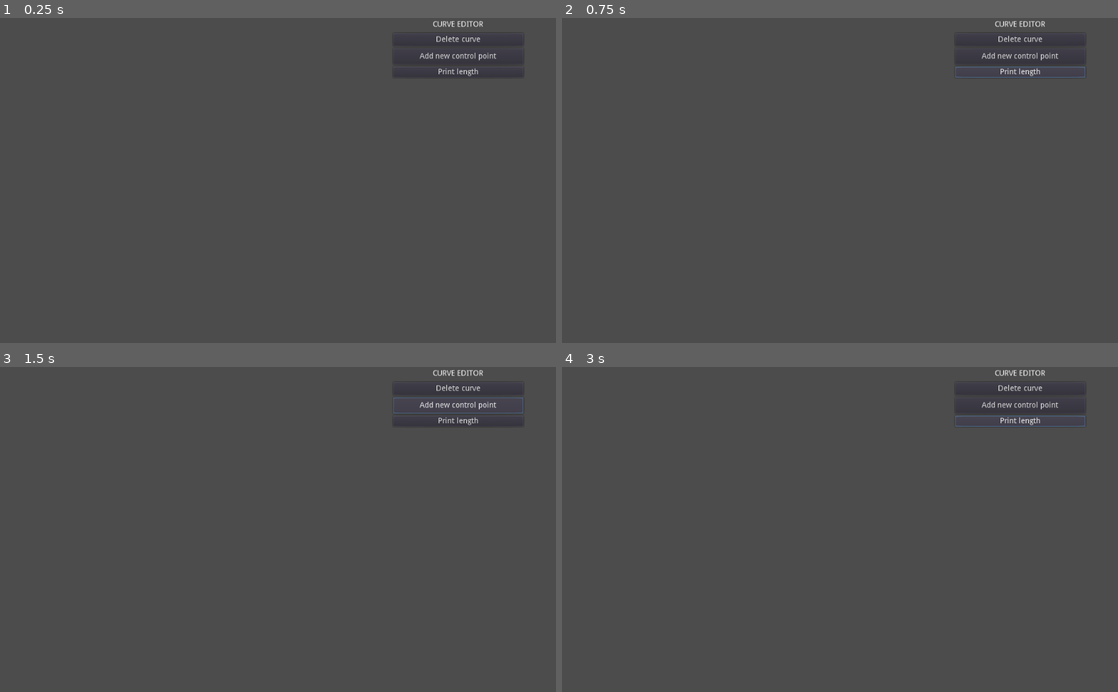
Above: before the commit, frames 1-4 (two rows, left to right).
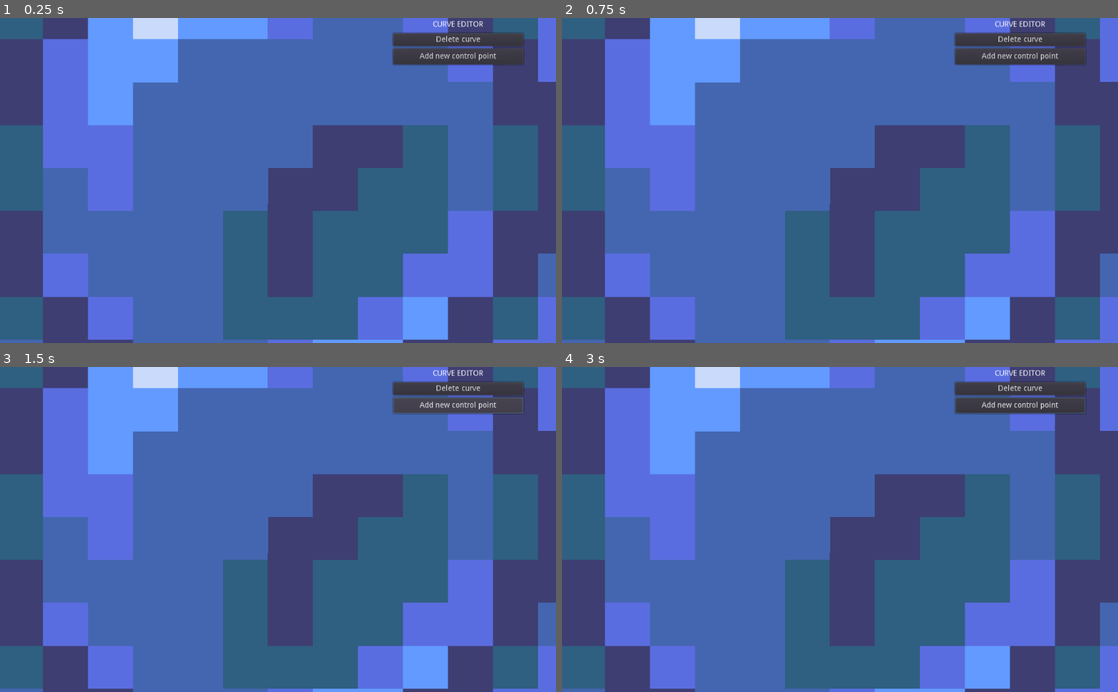
Above: after the commit, the same moments.

Repository: ZucchiniKing12/BezCurveMaker
Game: Godot game, scene res://Main/Main.tscn
Two runs of this game, one before a commit and one after it. Both use one fixed random seed, a clock stepped at 60 frames per second and the inputs below.
Inputs (mouse positions are in pixels of both pictures, inside the frame that each line leads up to):
- Up to frame 1 (0.25 s): no input
- Up to frame 2 (0.75 s): click (1017, 73) at 0.5 s, where only the run before the commit has a clickable "Print length"
- Up to frame 3 (1.5 s): click "Add new control point" at 1.25 s
- Up to frame 4 (3 s): click "Add new control point" at 2 s; click (1017, 422) at 2.75 s, where only the run before the commit has a clickable "Print length"

The runs differ from the first frame. In frame 1, 98% of the frame differs, in the area x 0-100%, y 0-100%; in frame 2, 98%; in frame 3, 98%; in frame 4, 98%.

Commit message:
Fixed bugs related to mouse controls and ui control in general

Diff:
--- a/BezCurve/BezCurve.gd
+++ b/BezCurve/BezCurve.gd
@@ -46,11 +46,13 @@
 		anchors.push_back(newCP)
 	$ControlPoints.add_child(newCP)
 	curve.add_point(newCP.position, Vector2(), Vector2(), curve.get_point_count() - 1)
+	update_button()
 	update_curve2d()
 	return newCP
 
-func _on_position_moved():
+func _on_position_moved(_name, _new_pos):
 	update_curve2d()
+	update_button()
 
 func edit():
 	CurveEditor.close()
@@ -63,8 +65,16 @@
 		editing = false
 
 func update_button():
-	$EditButton.set_position(Vector2(min(endpoints[0].position.x, endpoints[1].position.x), min(endpoints[0].position.y, endpoints[1].position.y)))
-	$EditButton.set_size(Vector2(abs(endpoints[0].position.x - endpoints[1].position.x), abs(endpoints[0].position.y - endpoints[1].position.y)))
+	if len(endpoints) != 2:
+		return
+	var x1 = min(endpoints[0].position.x, endpoints[1].position.x)
+	var x2 = max(endpoints[0].position.x, endpoints[1].position.x)
+	var y1 = min(endpoints[0].position.y, endpoints[1].position.y)
+	var y2 = max(endpoints[0].position.y, endpoints[1].position.y)
+	var w = abs(x2 - x1)
+	var h = abs(y2 - y1)
+	$EditButton.set_position(Vector2(x1, y1))
+	$EditButton.set_size(Vector2(w, h))
 
 func update_curve2d():
 	curve.clear_points()
--- a/BezCurve/ControlPoint.gd
+++ b/BezCurve/ControlPoint.gd
@@ -17,7 +17,7 @@
 
 	if editing():
 		position = get_global_mouse_position()
-		emit_signal('position_moved')
+		emit_signal('position_moved', name, position)
 
 func label():
 	return ('Endpoint' if is_endpoint else 'Point')
--- a/Main/Main.gd
+++ b/Main/Main.gd
@@ -7,7 +7,7 @@
 
 func _input(event):
 	if event is InputEventMouseButton:
-		if event.button_index == BUTTON_LEFT and event.doubleclick:
+		if event.button_index == BUTTON_LEFT and event.doubleclick and !is_mouse_over_editor():
 			CurveEditor.close()
 			create_new_curve(event.position)
 
@@ -35,3 +35,6 @@
 	var req = requests.pop_front()
 	if req:
 		draw_polyline(req.points, req.color, req.width)
+
+func is_mouse_over_editor():
+	return get_global_mouse_position().x >= CurveEditor.rect_global_position.x
--- a/Main/Main.tscn
+++ b/Main/Main.tscn
@@ -1,9 +1,16 @@
-[gd_scene load_steps=2 format=2]
+[gd_scene load_steps=3 format=2]
 
 [ext_resource path="res://Main/Main.gd" type="Script" id=1]
+[ext_resource path="res://BezCurve/point.png" type="Texture" id=2]
 
 [node name="Main" type="Node2D"]
 z_index = 108
 script = ExtResource( 1 )
 
 [node name="Curves" type="Node" parent="."]
+
+[node name="Point" type="Sprite" parent="."]
+position = Vector2( 493.5, 277 )
+scale = Vector2( 41.4688, 39.625 )
+z_index = -560
+texture = ExtResource( 2 )
--- a/UI/EditMenu/ControlPointEditor.gd
+++ b/UI/EditMenu/ControlPointEditor.gd
@@ -3,7 +3,15 @@
 
 var is_endpoint: bool = false
 var point_name: String
-var point: ControlPoint
+var point: ControlPoint setget set_point, get_point
+func set_point(p: ControlPoint):
+	point = p
+	point.connect("position_moved", self, '_on_position_moved')
+func get_point():
+	return point
+func _on_position_moved(_name, _new_pos):
+	$Position/X.text = str(_new_pos.x)
+	$Position/Y.text = str(_new_pos.y)
 
 var point_position := Vector2() setget set_point_position, get_point_position
 func set_point_position(pos):
--- a/UI/EditMenu/CurveEditor.gd
+++ b/UI/EditMenu/CurveEditor.gd
@@ -5,7 +5,6 @@
 func _ready():
 	$NewCPEButton.connect('pressed', self, '_on_new_CPEButton_pressed')
 	$DeleteButton.connect('pressed', self, '_on_DeleteButton_pressed')
-	$LenButton.connect('pressed', self, 'printLen')
 
 var current_curve
 signal editor_closed
@@ -17,7 +16,7 @@
 
 func update():
 	if len(CPEs) < len(current_curve.endpoints) + len(current_curve.anchors):
-		if len(CPEs) == 0:
+		if len(CPEs) == 0 and len(CPEs) < 4:
 			for cpoint in current_curve.endpoints:
 				create_CPE(cpoint)
 			for cpoint in current_curve.anchors:
--- a/UI/EditMenu/CurveEditor.tscn
+++ b/UI/EditMenu/CurveEditor.tscn
@@ -32,9 +32,3 @@
 margin_bottom = 86.0
 rect_min_size = Vector2( 240, 30 )
 text = "Add new control point"
-
-[node name="LenButton" type="Button" parent="."]
-margin_top = 90.0
-margin_right = 240.0
-margin_bottom = 110.0
-text = "Print length"
